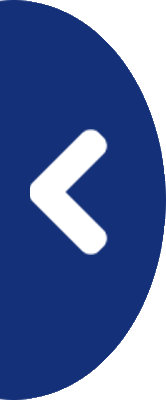
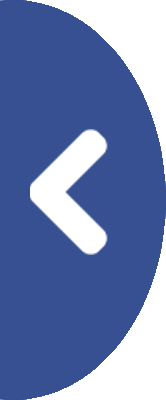
Layered file, before and after one edit (166×400). Changes by layer:
added layer "Layer 1" above "Hintergrund Kopie" over bbox(0, 0, 166, 400)
